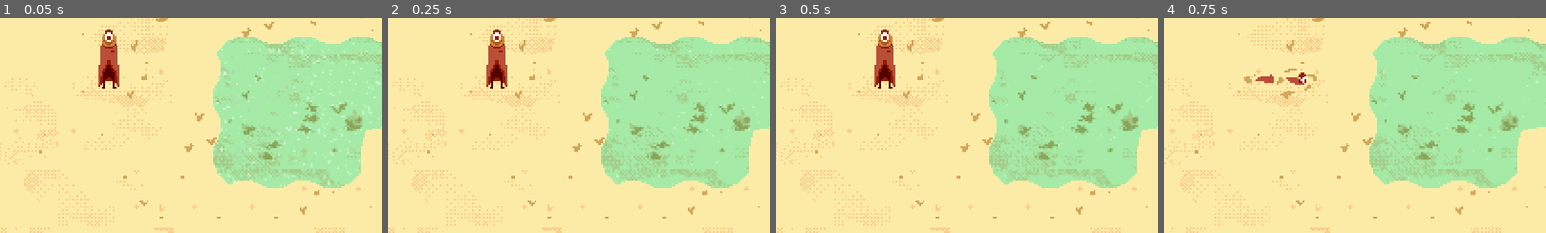
Above: before the commit, frames 1-4 (left to right).
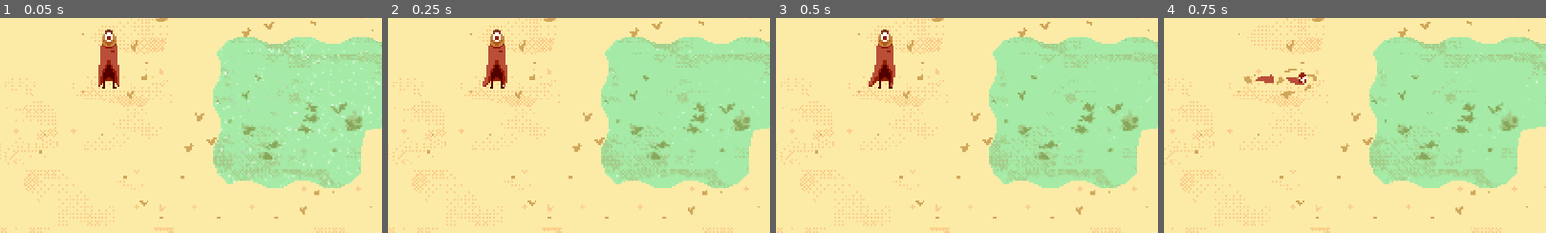
Above: after the commit, the same moments.

Repository: Lukko-Digital/Sift
Game: Godot game, scene res://scenes/main.tscn
The game is run twice, just before and just after one commit, with the same random seed, the same clock (stepped at 60 frames per second) and the same inputs. The engine's default icon, where the game draws it, is replaced by a stand-in: a white triangle on a blue panel in a dark square.
Inputs:
- Up to frame 1 (0.05 s): no input
- Up to frame 2 (0.25 s): no input
- Up to frame 3 (0.5 s): no input
- Up to frame 4 (0.75 s): hold D (right) from 0.53 s (still down); tap Space (dash) at 0.6 s
The pictures show only the part of the screen within x 36-86%, y 40-90%; the shares and areas given below are measured in that part.

Frame 1 is identical in both runs. In frame 2, less than 0.1% of the frame differs, in the area x 24-32%, y 27-32%; in frame 3, 0.1%, in the area x 24-32%, y 25-32%; in frame 4, nothing differs.

Commit message:
dash as first input crash bug fix

Diff:
--- a/scenes/player.tscn
+++ b/scenes/player.tscn
@@ -526,13 +526,18 @@
 blend_point_3/node = SubResource("AnimationNodeAnimation_vat86")
 blend_point_3/pos = Vector2(0, -1)
 
+[sub_resource type="AnimationNodeStateMachineTransition" id="AnimationNodeStateMachineTransition_yf6bb"]
+advance_mode = 2
+
 [sub_resource type="AnimationNodeStateMachine" id="AnimationNodeStateMachine_hp0up"]
 states/Idle/node = SubResource("AnimationNodeBlendSpace2D_qv8qx")
 states/Idle/position = Vector2(381, 92)
 states/SandDash/node = SubResource("AnimationNodeBlendSpace2D_vo0da")
 states/SandDash/position = Vector2(504, 179)
+states/Start/position = Vector2(176, 100)
 states/Walk/node = SubResource("AnimationNodeBlendSpace2D_rw12e")
 states/Walk/position = Vector2(576, 100)
+transitions = ["Start", "Idle", SubResource("AnimationNodeStateMachineTransition_yf6bb")]
 
 [sub_resource type="CapsuleShape2D" id="CapsuleShape2D_jc72j"]
 radius = 2.0
@@ -555,6 +560,7 @@
 position = Vector2(0.54, 5.77)
 texture = ExtResource("2_mi7hx")
 hframes = 163
+frame = 39
 
 [node name="AnimationPlayer" type="AnimationPlayer" parent="Sprite2D"]
 libraries = {
--- a/scripts/abstract_base_classes/state_machine.gd
+++ b/scripts/abstract_base_classes/state_machine.gd
@@ -7,7 +7,6 @@
 
 @onready var state: State = get_node(initial_state)
 
-# Called when the node enters the scene tree for the first time.
 func _ready() -> void:
 	state.enter()
 
--- a/scripts/player/player.gd
+++ b/scripts/player/player.gd
@@ -1,6 +1,6 @@
 extends CharacterBody2D
 
-@onready var mode: String = "Sand"
+var mode: String = "Sand"
 
 const RUN_SPEED = 80
 const RUN_ACCEL = 1000
--- a/scripts/player/player_state_machine.gd
+++ b/scripts/player/player_state_machine.gd
@@ -5,7 +5,7 @@
 var in_dialogue = false
 
 func _ready():
-	state.enter()
+	transition_to("Idle")
 	Events.idle_dialogue.connect(_on_idle_dialogue)
 
 func _physics_process(delta: float) -> void:
--- a/scripts/player/states/dash.gd
+++ b/scripts/player/states/dash.gd
@@ -3,10 +3,14 @@
 
 @onready var dash_timer: Timer = $DashTimer
 
-@onready var dash_mode: ModeState = get_node(character.mode)
+@onready var dash_mode: ModeState = get_node(character.mode + "Dash")
 
 func enter():
 	dash_mode = get_node(character.mode + "Dash")
+
+	if character.velocity.length() < 0.1:
+		character.velocity = animation_tree["parameters/Idle/blend_position"]
+
 	dash_mode.enter()
 	dash_timer.start(dash_mode.time)
 
Not shown: 1 places in scenes/player.tscn that only renumber resources
